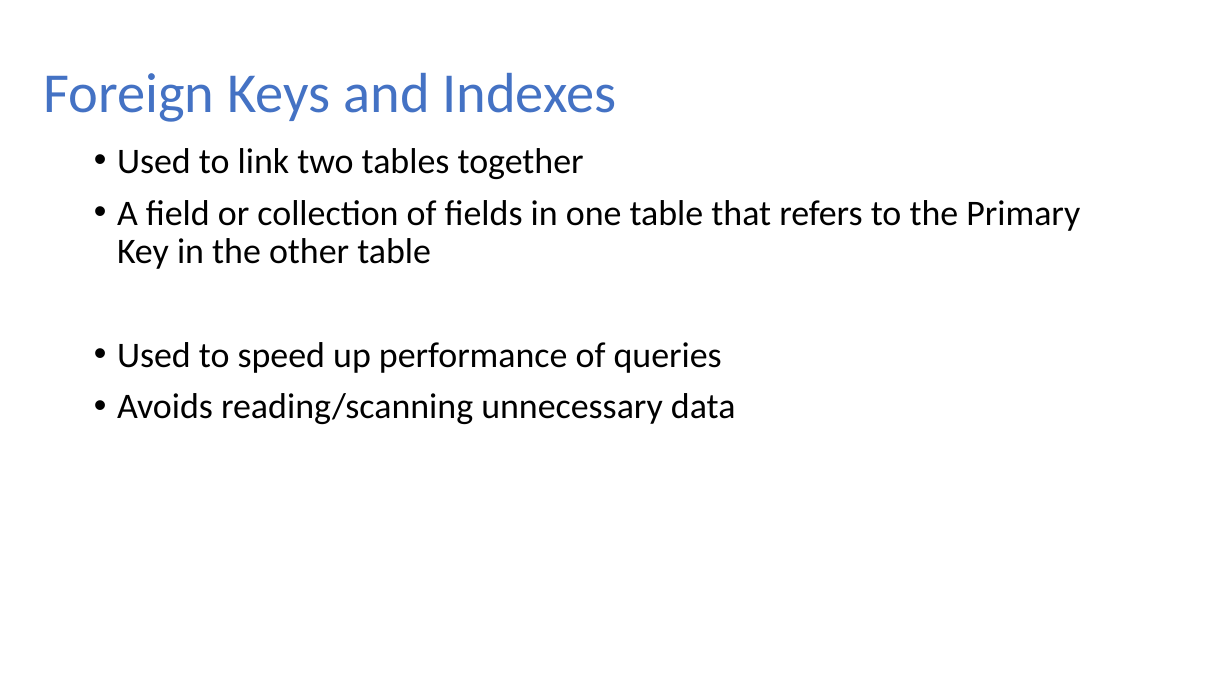
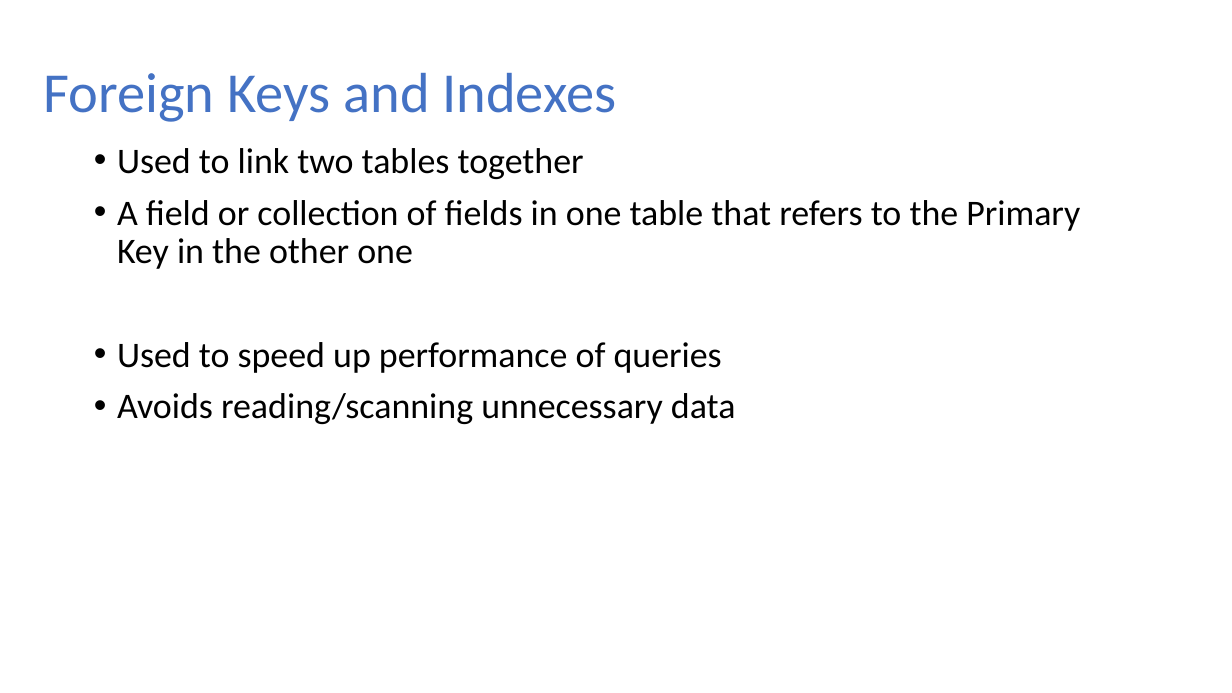
Before and after one commit to marcosfreccia/sql-saturday-689-prague, a slide deck: slide 8 of Stop everything! Top T-SQL tricks to a developer.pptx. Drawn at 1232x693 pixels with LibreOffice and Linux fonts; fonts in the diff are those of the drawing; background and template pictures are left out. Boxes give left, top, right and bottom in pixels: in the first picture for what was removed or moved away, otherwise in the second. Text is boxed around its words. In the diff, an @@ line names an element or a change of style, - is before the commit and + after.

```diff
--- a/Stop everything! Top T-SQL tricks to a developer.pptx
+++ b/Stop everything! Top T-SQL tricks to a developer.pptx
@@ text at bbox=[117, 200, 1080, 269]: text changed @@
-• A field or collection of fields in one table that refers to the Primary Key in the other table
+• A field or collection of fields in one table that refers to the Primary Key in the other one
```
Also in this commit, not shown: 2 other slides changed, 1 other file.
